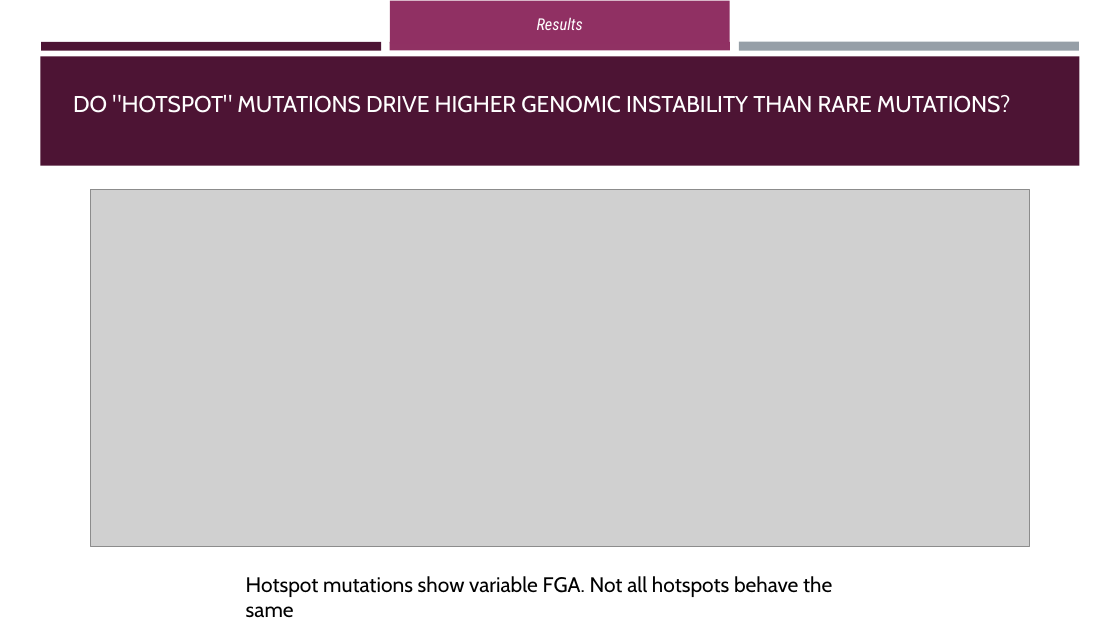
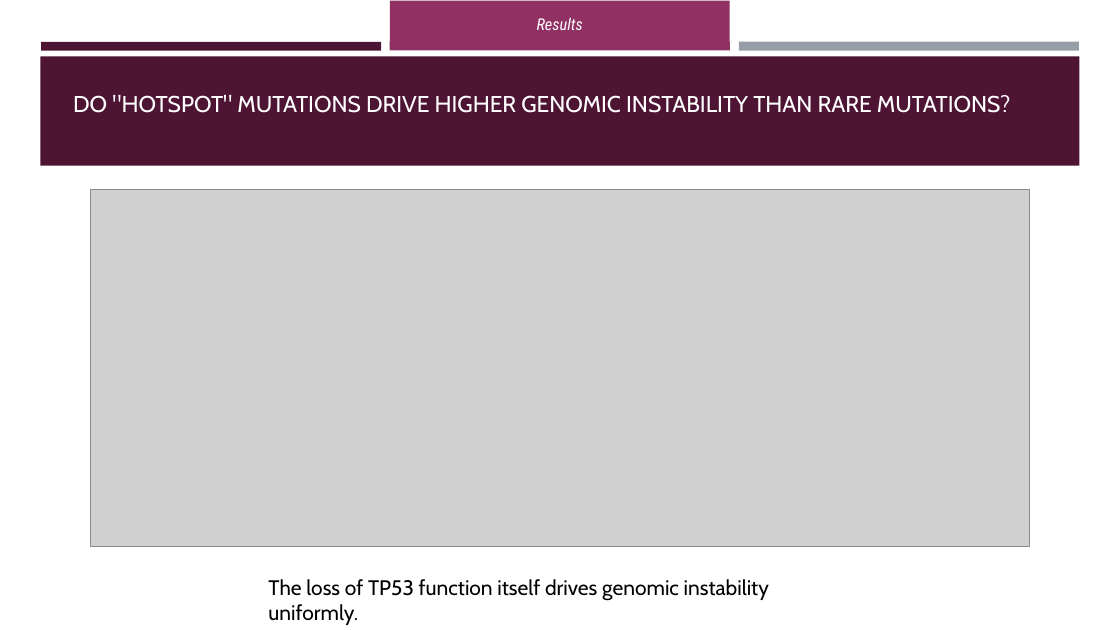
Before and after one commit to OrnitB/cancer_bioinformatics, a slide deck: slide 14 of project/project_background/Final Project Presentation - Ornit - Cancer Bioinfo March 2026.pptx. Drawn at 1120x630 pixels with LibreOffice and Linux fonts; fonts in the diff are those of the drawing; grey boxes stand for pictures. Boxes give left, top, right and bottom in pixels: in the first picture for what was removed or moved away, otherwise in the second. Text is boxed around its words. In the diff, an @@ line names an element or a change of style, - is before the commit and + after.

```diff
--- a/project/project_background/Final Project Presentation - Ornit - Cancer Bioinfo March 2026.pptx
+++ b/project/project_background/Final Project Presentation - Ornit - Cancer Bioinfo March 2026.pptx
@@ text at [268,579,769,601]: text changed @@
-Hotspot mutations show variable FGA. Not all hotspots behave the same
+The loss of TP53 function itself drives genomic instability uniformly.
```
Also in this commit, not shown: 4 other slides changed, 1 other file.
